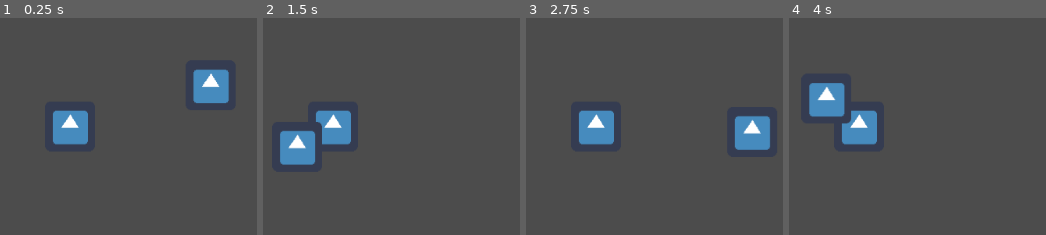
Above: before the commit, frames 1-4 (left to right).
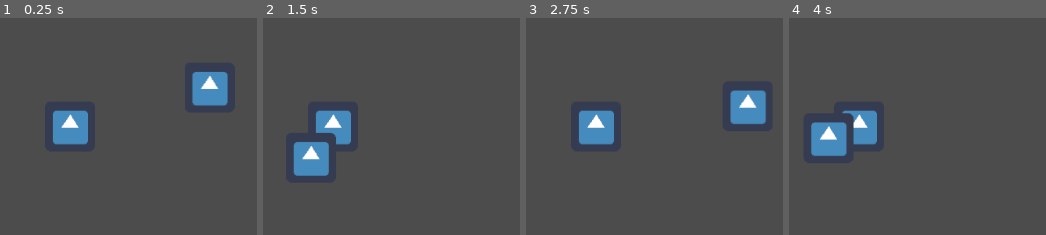
Above: after the commit, the same moments.

Repository: jmpetroske/planets-sound-game
Game: Godot game, scene res://Planet.tscn
Same seed, same stepped clock (60 frames per second), same inputs: the game is played once before the commit and once after it. The engine's default icon, where the game draws it, is replaced by a stand-in: a white triangle on a blue panel in a dark square.
Inputs (mouse positions are in pixels of both pictures, inside the frame that each line leads up to):
- Up to frame 1 (0.25 s): no input
- Up to frame 2 (1.5 s): move the mouse to (509, 102) at 0.52 s; click (509, 102) at 0.67 s; move the mouse to (outside the picture) at 1.27 s; click (outside the picture) at 1.42 s
- Up to frame 3 (2.75 s): move the mouse to (675, 22) at 2.02 s; click (675, 22) at 2.17 s
- Up to frame 4 (4 s): move the mouse to (819, 217) at 2.77 s; click (819, 217) at 2.92 s; move the mouse to (outside the picture) at 3.52 s; click (outside the picture) at 3.67 s

The runs differ from the first frame. In frame 1, 0.8% of the frame differs, in the area x 74-90%, y 23-41%; in frame 2, 3.3%; in frame 3, 3.5%; in frame 4, 4.6%, in the area x 7-26%, y 29-64%.

Commit message:
moved orbital logic into seperate file

Diff:
--- /dev/null
+++ b/OrbitalMath.gd
@@ -0,0 +1,92 @@
+extends Node
+
+const mu = 10000000
+
+func _ready():
+	print(self.get_path())
+
+func kep_to_cart(data, cur_time):
+	var a = data[0]
+	var e = data[1]
+	var i = data[2]
+	var omega_AP = data[3]
+	var omega_LAN = data[4]
+	var T = data[5]
+	#var EA = data[6]
+
+	#1
+	var n = sqrt(mu/(pow(a,3)))
+	var MA = n*(cur_time - T)
+	#2
+	var EA = MA
+	var F = e * sin(EA)
+	var j = 0
+	var maxIterations = 30
+	var delta = 0.00000001
+	while j < maxIterations && abs(F) < delta:
+		EA = EA - (F / (1 - e * cos(EA)))
+		F = EA - e * sin(EA) - MA
+		j = j + 1
+	#var MA = EA - e*sin(EA)
+	#3
+	var nu = 2*atan(sqrt((1+e)/(1-e)) * tan(EA/2))
+	#4
+	var r = a*(1 - e*cos(EA))
+	#5
+	var h = sqrt(mu*a * (1 - pow(e,2)))
+	#6
+	var Om = omega_LAN
+	var w =  omega_AP
+
+	var X = r*(cos(Om)*cos(w+nu) - sin(Om)*sin(w+nu)*cos(i))
+	var Y = r*(sin(Om)*cos(w+nu) + cos(Om)*sin(w+nu)*cos(i))
+	var Z = r*(sin(i)*sin(w+nu))
+
+	#7
+	var p = a*(1-pow(e, 2))
+	var V_X = (X*h*e/(r*p))*sin(nu) - (h/r)*(cos(Om)*sin(w+nu) + sin(Om)*cos(w+nu)*cos(i))
+	var V_Y = (Y*h*e/(r*p))*sin(nu) - (h/r)*(sin(Om)*sin(w+nu) - cos(Om)*cos(w+nu)*cos(i))
+	var V_Z = (Z*h*e/(r*p))*sin(nu) - (h/r)*(cos(w+nu)*sin(i))
+
+	return Vector2(X, Y)
+#   return [X,Y,Z],[V_X,V_Y,V_Z]
+
+func cart_to_kep(r_vec, v_vec, cur_time):
+	#1
+	var h_bar = r_vec.cross(v_vec)
+	var h = h_bar.length()
+	#2
+	var r = r_vec.length()
+	var v = v_vec.length()
+	#3
+	var E = 0.5*(pow(v,2)) - mu/r
+	#4
+	var a = -mu/(2*E)
+	#5
+	var e = sqrt(1 - (pow(h,2))/(a*mu))
+	#6
+	var i = acos(h_bar.z/h)
+	#7
+	var omega_LAN
+	if i == 0 || i == PI:
+		omega_LAN = 0
+	else:
+		omega_LAN = atan2(h_bar.x, -h_bar.y)
+	#8
+	#beware of division by zero here
+	var lat
+	if i == 0 || i == PI:
+		lat = 0
+	else:
+		lat = atan2(r_vec.z / (sin(i)), r_vec.x*cos(omega_LAN) + r_vec.y*sin(omega_LAN))
+	#9
+	var p = a*(1-pow(e,2))
+	var nu = atan2(sqrt(p/mu) * r_vec.dot(v_vec), p-r)
+	#10
+	var omega_AP = lat - nu
+	#11
+	var EA = 2*atan(sqrt((1-e)/(1+e)) * tan(nu/2))
+	#12
+	var n = sqrt(mu/(pow(a,3)))
+	var T = cur_time - (1/n)*(EA - e*sin(EA))
+	return [a, e, i, omega_AP, omega_LAN, T, EA]
--- a/Planet.gd
+++ b/Planet.gd
@@ -4,28 +4,23 @@
 # var a = 2
 # var b = "textvar"
 
-var mu = 10000000
+export var mass = 0
+export var velocity = Vector2(0, -100)
 
-export var mass = 0
-var velocity = Vector2(0, -sqrt(mu/500))
-
-var orbit_data
+onready var orbit_data
 
 var cur_time = 0
 
 var parent
-
-func atan2mine(x, y):
-	return atan2(y, x)
 
 func _ready():
 	add_to_group("planets")
 	if mass != 0:
 		parent = find_parent_planet()
 		var relative_position = transform.origin - parent.transform.origin
-		orbit_data = cart_to_kep(Vector3(relative_position.x, relative_position.y, 0),
-								 Vector3(velocity.x, velocity.y, 1))
-		print(str(orbit_data))
+		orbit_data = OrbitalMath.cart_to_kep(Vector3(relative_position.x, relative_position.y, 0),
+											 Vector3(velocity.x, velocity.y, 1),
+											 cur_time)
 
 func _enter_tree():
 	pass
@@ -34,7 +29,7 @@
 	if mass != 0:
 		cur_time = cur_time + delta
 		#print(str(kep_to_cart(semi_major_axis, eccentricity, arg_of_pariapse, orbit_time)))
-		transform.origin = kep_to_cart(orbit_data) + parent.transform.origin
+		transform.origin = OrbitalMath.kep_to_cart(orbit_data, cur_time) + parent.transform.origin
 
 func find_parent_planet():
 	var planets = get_tree().get_nodes_in_group("planets")
@@ -43,89 +38,3 @@
 		if massive_planet == null || p.mass < massive_planet.mass:
 			massive_planet = p
 	return massive_planet
-
-func kep_to_cart(data):
-	var a = data[0]
-	var e = data[1]
-	var i = data[2]
-	var omega_AP = data[3]
-	var omega_LAN = data[4]
-	var T = data[5]
-	#var EA = data[6]
-
-	#1
-	var n = sqrt(mu/(pow(a,3)))
-	var MA = n*(cur_time - T)
-	#2
-	var EA = MA
-	var F = e * sin(EA)
-	var j = 0
-	var maxIterations = 30
-	var delta = 0.00000001
-	while j < maxIterations && abs(F) < delta:
-		EA = EA - (F / (1 - e * cos(EA)))
-		F = EA - e * sin(EA) - MA
-		j = j + 1
-	#var MA = EA - e*sin(EA)
-	#3
-	var nu = 2*atan(sqrt((1+e)/(1-e)) * tan(EA/2))
-	#4
-	var r = a*(1 - e*cos(EA))
-	#5
-	var h = sqrt(mu*a * (1 - pow(e,2)))
-	#6
-	var Om = omega_LAN
-	var w =  omega_AP
-
-	var X = r*(cos(Om)*cos(w+nu) - sin(Om)*sin(w+nu)*cos(i))
-	var Y = r*(sin(Om)*cos(w+nu) + cos(Om)*sin(w+nu)*cos(i))
-	var Z = r*(sin(i)*sin(w+nu))
-
-	#7
-	var p = a*(1-pow(e, 2))
-	var V_X = (X*h*e/(r*p))*sin(nu) - (h/r)*(cos(Om)*sin(w+nu) + sin(Om)*cos(w+nu)*cos(i))
-	var V_Y = (Y*h*e/(r*p))*sin(nu) - (h/r)*(sin(Om)*sin(w+nu) - cos(Om)*cos(w+nu)*cos(i))
-	var V_Z = (Z*h*e/(r*p))*sin(nu) - (h/r)*(cos(w+nu)*sin(i))
-
-	return Vector2(X, Y)
-#   return [X,Y,Z],[V_X,V_Y,V_Z]
-
-func cart_to_kep(r_vec, v_vec):
-	#1
-	var h_bar = r_vec.cross(v_vec)
-	var h = h_bar.length()
-	#2
-	var r = r_vec.length()
-	var v = v_vec.length()
-	#3
-	var E = 0.5*(pow(v,2)) - mu/r
-	#4
-	var a = -mu/(2*E)
-	#5
-	var e = sqrt(1 - (pow(h,2))/(a*mu))
-	#6
-	var i = acos(h_bar.z/h)
-	#7
-	var omega_LAN
-	if i == 0 || i == PI:
-		omega_LAN = 0
-	else:
-		omega_LAN = atan2(h_bar.x, -h_bar.y)
-	#8
-	#beware of division by zero here
-	var lat
-	if i == 0 || i == PI:
-		lat = 0
-	else:
-		lat = atan2(r_vec.z / (sin(i)), r_vec.x*cos(omega_LAN) + r_vec.y*sin(omega_LAN))
-	#9
-	var p = a*(1-pow(e,2))
-	var nu = atan2(sqrt(p/mu) * r_vec.dot(v_vec), p-r)
-	#10
-	var omega_AP = lat - nu
-	#11
-	var EA = 2*atan(sqrt((1-e)/(1+e)) * tan(nu/2))
-	#12
-	var n = sqrt(mu/(pow(a,3)))
-	var T = cur_time - (1/n)*(EA - e*sin(EA))
-	return [a, e, i, omega_AP, omega_LAN, T, EA]
--- a/Planet.tscn
+++ b/Planet.tscn
@@ -15,6 +15,7 @@
 script = ExtResource( 2 )
 _sections_unfolded = [ "Transform" ]
 mass = 0
+velocity = Vector2( 0, -100 )
 
 [node name="Sprite" type="Sprite" parent="Sun" index="0"]
 
@@ -27,6 +28,7 @@
 script = ExtResource( 2 )
 _sections_unfolded = [ "Transform" ]
 mass = 1
+velocity = Vector2( 0, -130 )
 
 [node name="Sprite" type="Sprite" parent="Earth" index="0"]
 
--- a/project.godot
+++ b/project.godot
@@ -14,6 +14,10 @@
 run/main_scene="res://Planet.tscn"
 config/icon="res://icon.png"
 
+[autoload]
+
+OrbitalMath="*res://OrbitalMath.gd"
+
 [rendering]
 
 environment/default_environment="res://default_env.tres"
